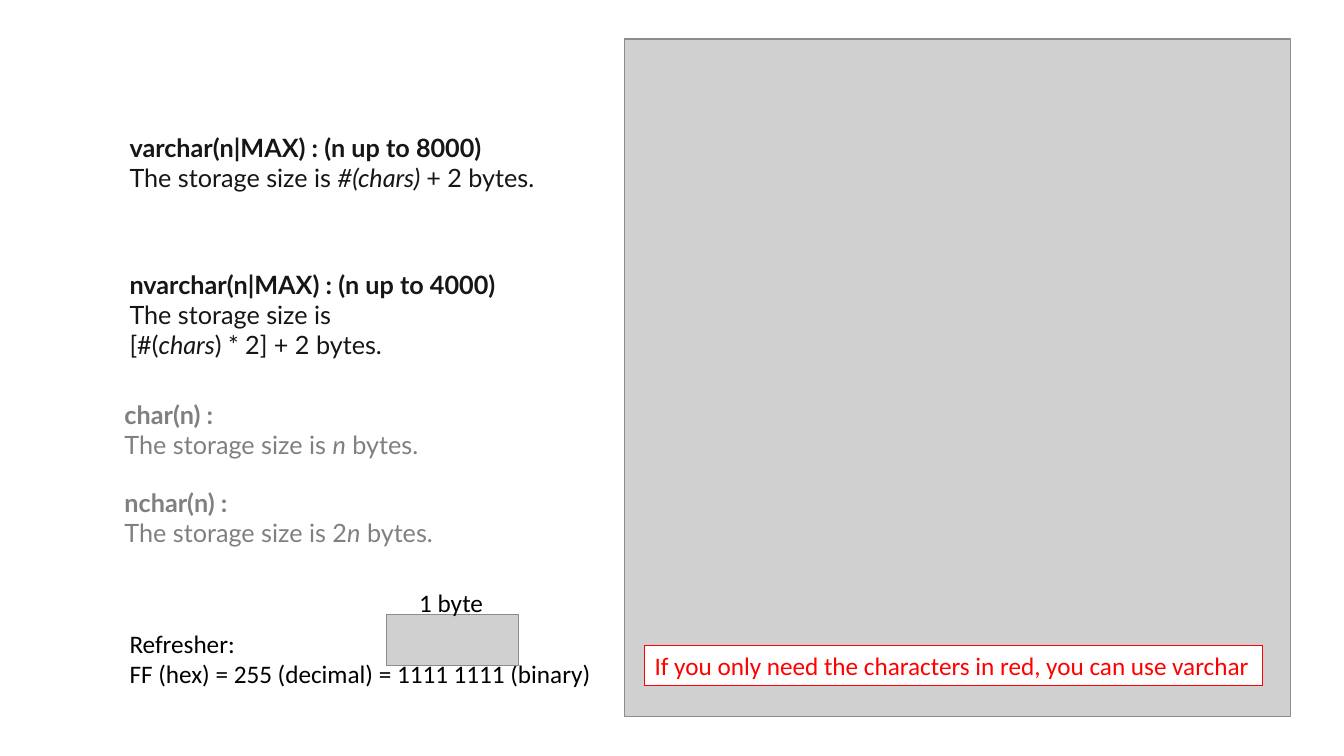
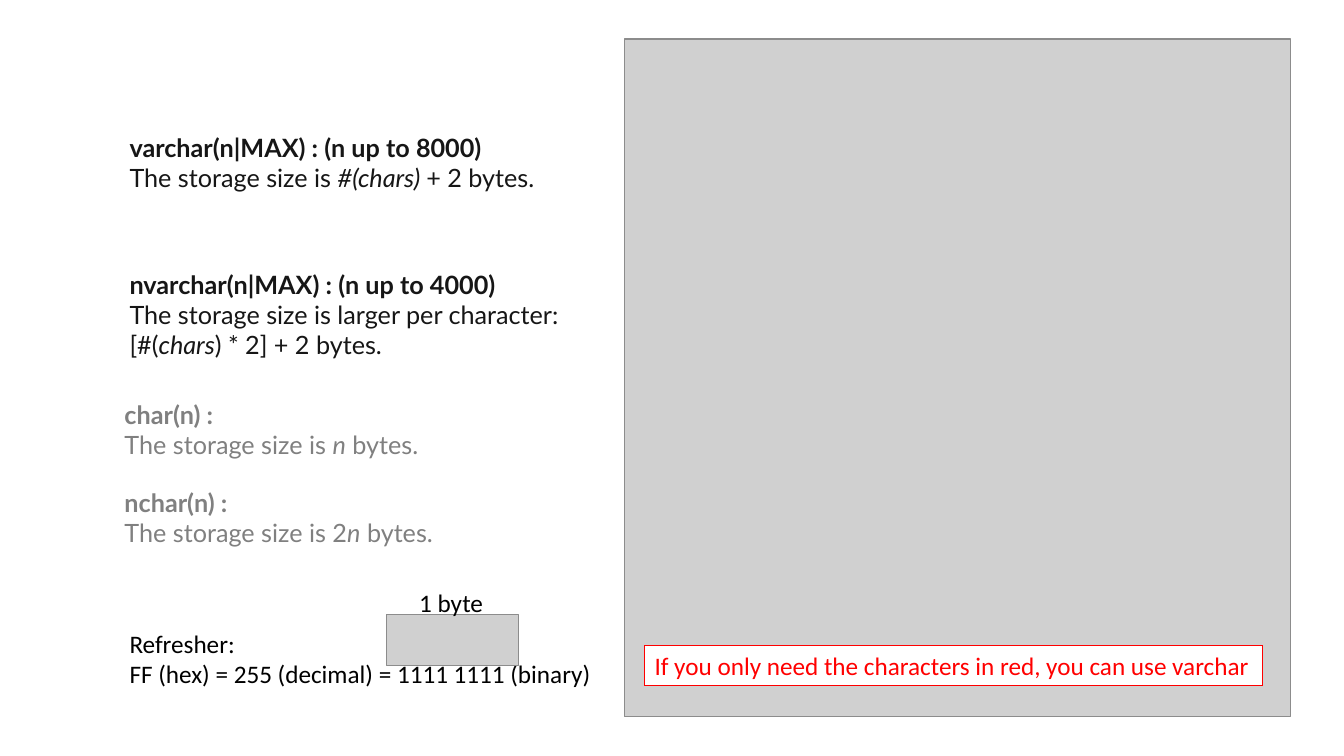
Before and after one commit to jbfoushee/MyPresentations, a slide deck: slide 13 of TSQL_JSON_Operators/TSQL_JSON_Operators.pptx (slide 16 before the commit). Drawn at 1344x756 pixels with LibreOffice and Linux fonts; fonts in the diff are those of the drawing; grey boxes stand for pictures. Boxes give left, top, right and bottom in pixels: in the first picture for what was removed or moved away, otherwise in the second. Text is boxed around its words. In the diff, an @@ line names an element or a change of style, - is before the commit and + after.

```diff
--- a/TSQL_JSON_Operators/TSQL_JSON_Operators.pptx
+++ b/TSQL_JSON_Operators/TSQL_JSON_Operators.pptx
@@ text at (130,305,559,328): text changed @@
-The storage size is
+The storage size is larger per character:
```
Also in this commit, not shown: 15 other slides changed, 4 slides added, 5 slides removed, 3 other files.
